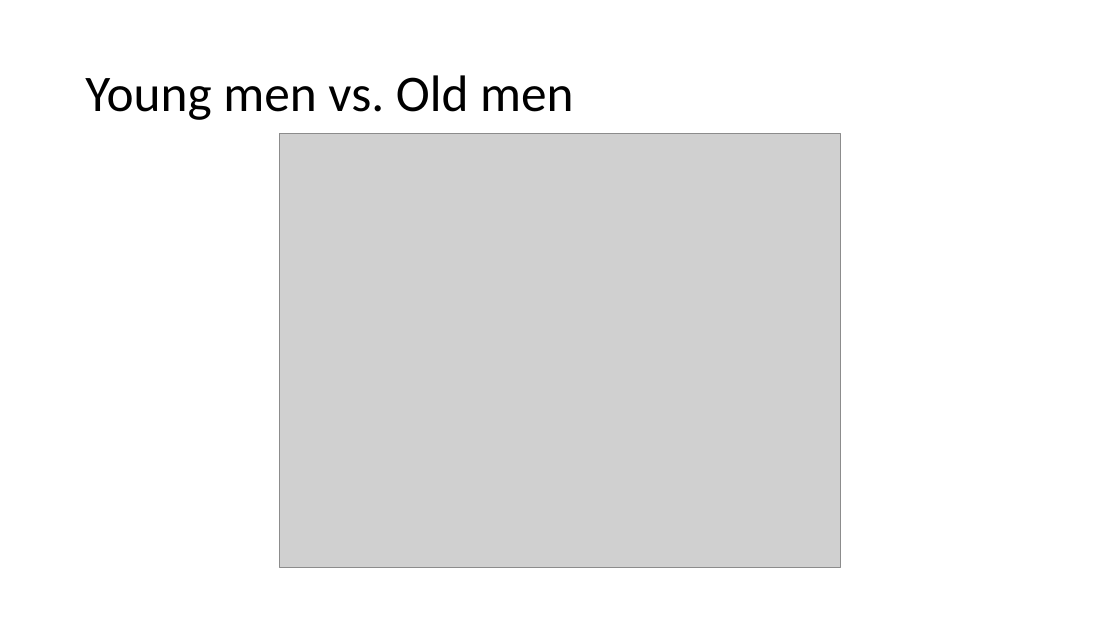
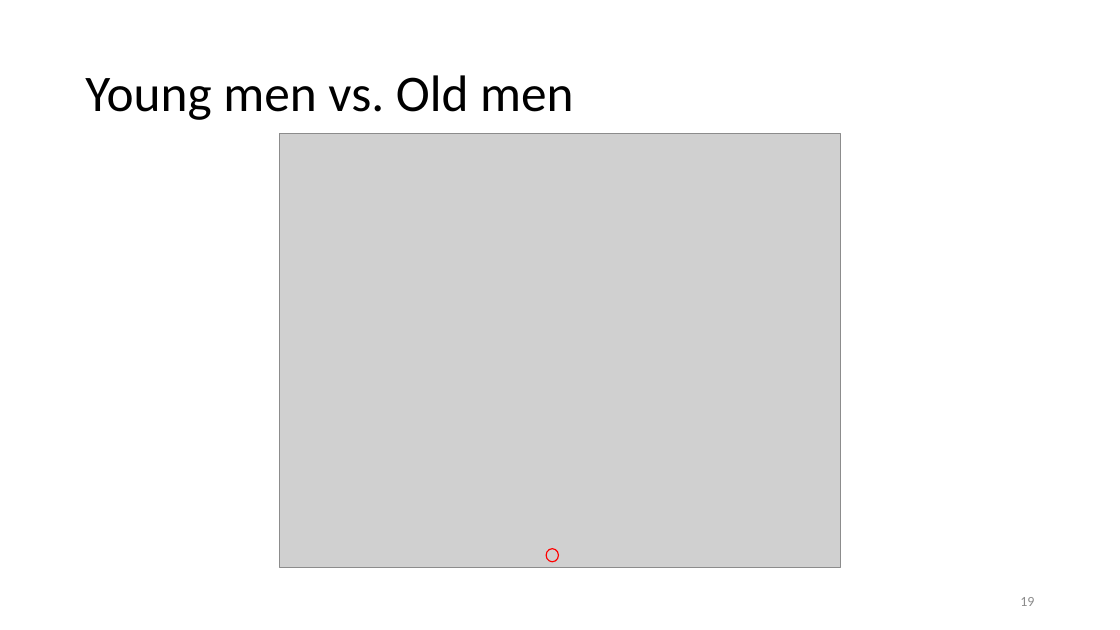
Before and after one commit to Yasmijnb/Git_Research-Practice, a slide deck: slide 19 of Results.pptx (slide 17 before the commit). Drawn at 1120x630 pixels with LibreOffice and Linux fonts; fonts in the diff are those of the drawing; grey boxes stand for pictures. Boxes give left, top, right and bottom in pixels: in the first picture for what was removed or moved away, otherwise in the second. Text is boxed around its words. In the diff, an @@ line names an element or a change of style, - is before the commit and + after.

```diff
--- a/Results.pptx
+++ b/Results.pptx
@@ ellipse added at [546,549,559,562], outline #FF0000 1 pt @@
@@ page number added at [1020,597,1034,606], 12 pt, text #8C8C8C @@
+19
```
Also in this commit, not shown: 18 other slides changed, 7 slides added, 1 slide removed.
